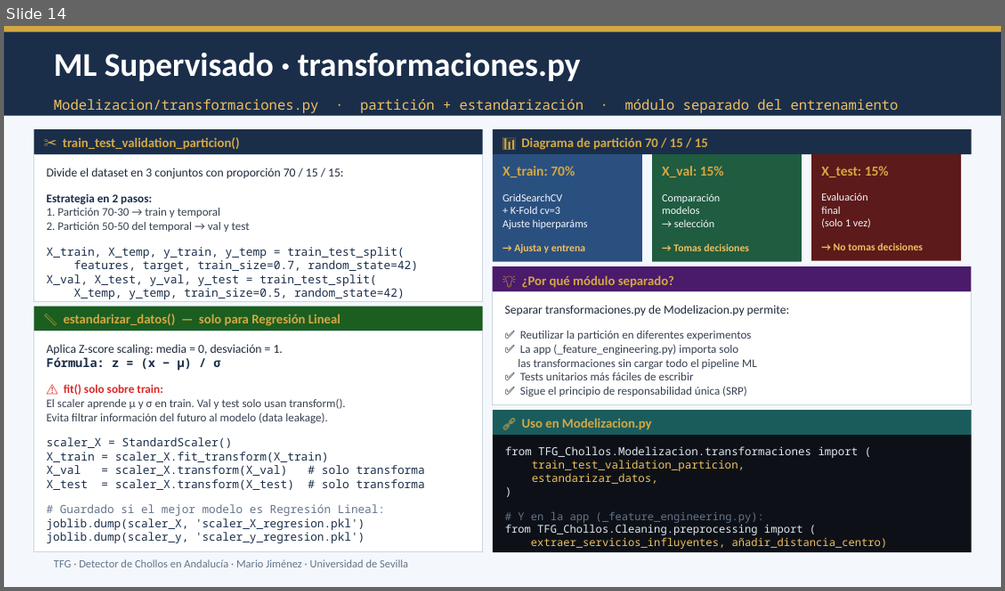
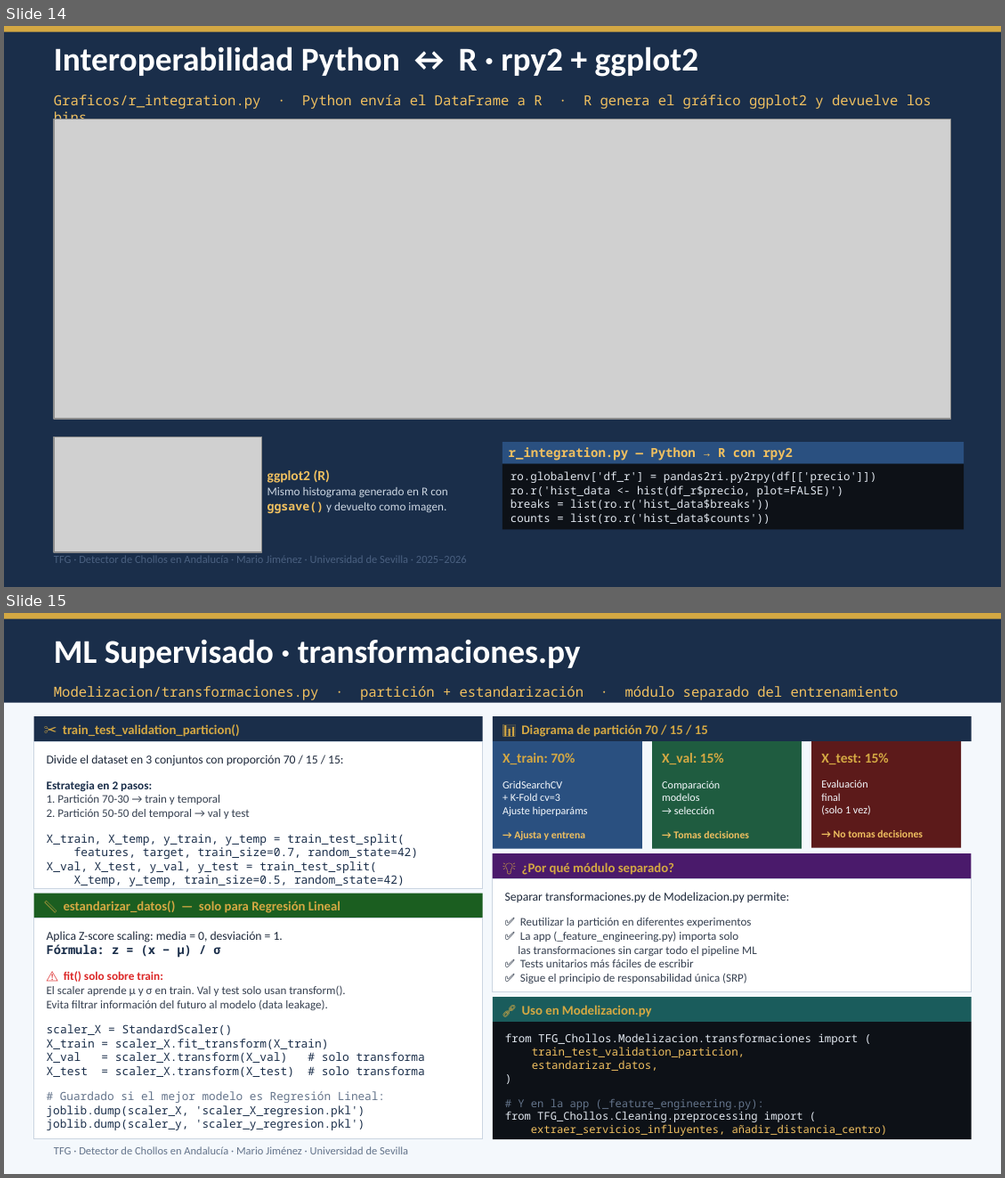
Before and after one commit to Marjimleo3/TFG, a slide deck: TFG_Chollos/TFG_Presentacion_final.pptx. Shown one above the other, each under a label of ours: slide 14 before the commit, slides 14 and 15 after it. The pictures are 1005x591 and 1005x1178 pixels, drawn with LibreOffice and Linux fonts; fonts in the diff are those of the drawing; grey boxes stand for pictures. Boxes give left, top, right and bottom in pixels: in the first picture for what was removed or moved away, otherwise in the second. Text is boxed around its words. In the diff, an @@ line names an element or a change of style, - is before the commit and + after.

```diff
--- a/TFG_Chollos/TFG_Presentacion_final.pptx
+++ b/TFG_Chollos/TFG_Presentacion_final.pptx
@@ slide 14 added at (4, 26, 1001, 587), background #1A2E4A @@
@@ rectangle added at (4, 26, 1001, 32), fill #D4A843 @@
@@ text added at (54, 46, 699, 77), 24 pt, text #FFFFFF, bold @@
+Interoperabilidad Python ↔ R · rpy2 + ggplot2
@@ text added at (54, 95, 931, 109), 10 pt, text #F0C060 @@
+Graficos/r_integration.py · Python envía el DataFrame a R · R genera el gráfico ggplot2 y devuelve los bins
@@ picture added at (54, 119, 951, 418) @@
@@ picture added at (54, 436, 261, 552) @@
@@ rectangle added at (502, 442, 964, 464), fill #2A5080 @@
@@ text added at (509, 447, 793, 460), 9 pt, text #F0C060, bold @@
+r_integration.py — Python → R con rpy2
@@ text added at (267, 469, 447, 514), 8.5 pt, text #CBD5E1 @@
+ggplot2 (R)
+Mismo histograma generado en R con
+ggsave() y devuelto como imagen.
@@ rectangle added at (502, 464, 964, 530), fill #0D1117 @@
@@ text added at (510, 471, 876, 524), 8 pt, text #E2E8F0 @@
+ro.globalenv['df_r'] = pandas2ri.py2rpy(df[['precio']])
+ro.r('hist_data <- hist(df_r$precio, plot=FALSE)')
+breaks = list(ro.r('hist_data$breaks'))
+counts = list(ro.r('hist_data$counts'))
@@ text added at (54, 556, 467, 563), 8 pt, text #4A6080 @@
+TFG · Detector de Chollos en Andalucía · Mario Jiménez · Universidad de Sevilla · 2025–2026
@@ what was slide 14 is now slide 15 @@
```
Also in this commit, not shown: 1 other file.
